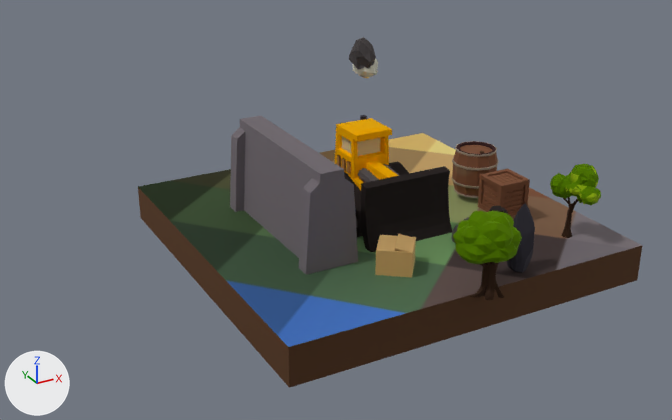
The glTF model dozer/data/dozer.glb, before and after one commit.
Camera for both pictures: a camera (50 mm lens) standing at (-9.68, -15.96, 8.27) and looking at (0.68, 2.88, -1.16). Lighting does not change. The marker at lower left points along +X, +Y and +Z. The picture after the commit comes second. Where no turn or scale is listed for an object, it has been applied to the vertices. Vertices at exactly the same position are counted once.

Names of what the first picture shows: 'Arm', 'Barrel', 'BigRock', 'Body', 'Box', 'Crate', 'Floor', 'SmokeBlack', 'Tree.002', 'Tree.003', 'Wall' and 4 more.
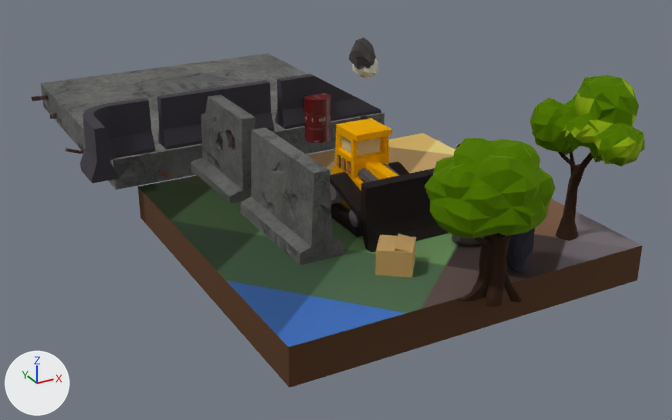
Where the newer file only moved an object's origin or applied its transform, the numbers keep the older frame.

What differs and where, as boxes (x1, y1, x2, y2) in the pictures (672 x 420 px):
'Wall', reshaped, rescaled (18% narrower, 13% shorter): before (230, 116, 358, 275); after (240, 127, 345, 265)
'Tree.002', moved, rescaled (89% wider, 89% taller): before (453, 211, 522, 300); after (424, 138, 555, 307)
'FloorConcrete', added: after (31, 53, 385, 190)
'Tree.003', moved, rescaled (123% wider, 123% taller): before (550, 164, 601, 238); after (530, 75, 645, 241)
'WallDamaged', added: after (190, 95, 256, 204)
'WallCurve', added: after (80, 98, 155, 183)
'WallStraight', added: after (157, 80, 274, 150)
'WallEnd', added: after (275, 74, 381, 129)
'BarrelRed', added (brown): after (303, 92, 331, 143)
'Barrel', unchanged, covered by the edit: before (451, 141, 499, 198); after (455, 143, 461, 150)
'Crate', unchanged, covered by the edit: before (478, 168, 530, 216)
'Tracks', unchanged, uncovered by the edit: before (344, 161, 409, 237); after (330, 161, 409, 237)

What changed in the scene script:
```text
Add mat_concrete:
    mat_concrete = bpy.data.materials.new('Concrete')
    # uses the picture img_concrete
    # uses the picture img_image_1
    # uses the picture img_image_2
Change me_cube:
    remove me_cube.from_pydata(...)  # 44 vertices, 78 faces; spans x -0.57..0.58, y -1.85..1.85, z 0.0..2.0
    remove me_cube.materials.append(mat_knightmaterial)  # picture img_knighimage
    add me_cube.from_pydata(...)  # 20 vertices, 36 faces; spans x -0.77..0.77, y -1.54..1.54, z 0.0..2.0
    me_cube part 1
    34 vertices are removed from x -0.57..0.58, y -1.85..1.85, z 0.0..2.0
    78 faces are deleted
    2 vertices move from x -0.57, y -1.85..1.85, z 0.0 to x -0.77..-0.73, y -1.54..1.54, z 0.0..0.27
    5 vertices are added at (-0.36, -1.54, 0.36), (0.36, -1.54, 0.36), (0.73, -1.54, 0.27), (0.77, -1.54, 0.0), (-0.77, -1.54, 0.0)
    5 new vertices lie (0.0, 3.08, 0.0) away from vertices in x -0.57..0.77, y -1.85..-1.54, z 0.0..0.36
    36 new faces join them
    add me_cube.materials.append(mat_concrete)
Change me_tree_002:
    remove me_tree_002.from_pydata(...)  # 2132 vertices, 4208 faces; spans x -0.59..0.59, y -0.55..0.64, z 0.0..1.57
    add me_tree_002.from_pydata(...)  # 2132 vertices, 4208 faces; spans x -1.08..1.1, y -1.02..1.18, z 0.0..2.91
    me_tree_002 part 2: the whole mesh is scaled about the mesh origin by 1.85
Change me_tree_003:
    remove me_tree_003.from_pydata(...)  # 346 vertices, 672 faces; spans x -0.36..0.44, y -0.71..0.46, z 0.0..1.58
    add me_tree_003.from_pydata(...)  # 346 vertices, 672 faces; spans x -0.76..0.95, y -1.52..0.99, z 0.0..3.41
    me_tree_003 part 3: the whole mesh is scaled about the mesh origin by 2.15
Change ob_wall:
    ob_wall.scale: (1.0, 1.0, 1.0) -> (0.661, 0.931, 0.931)
Add ob_barrelred:
    ob_barrelred = bpy.data.objects.new('BarrelRed', me_red_all_0)  # 3204 vertices, 6300 faces; spans x -0.363..0.363, y -0.362..0.362, z 0.0..1.184; in mat_barrelmaterial (picture img_barrelalbedo)
    ob_barrelred.location = (1.28, 4.98, 0.0)
Add ob_floorconcrete:
    ob_floorconcrete = bpy.data.objects.new('FloorConcrete', me_floor_001)  # 188 vertices, 282 faces; spans x -4.6..4.55, y -4.63..4.5, z -0.4..0.4
    ob_floorconcrete.location = (0.0, 10.0, -0.4)
Add ob_wallstraight:
    ob_wallstraight = bpy.data.objects.new('WallStraight', me_object_25_001)  # 16 vertices, 28 faces; spans x -0.38..2.55, y -0.3..0.3, z -1.29..-0.03; in mat_knightmaterial (picture img_knighimage)
    ob_wallstraight.location = (-2.54, 5.3, 1.7)
Add ob_wallend:
    ob_wallend = bpy.data.objects.new('WallEnd', me_object_12)  # 16 vertices, 28 faces; spans x -1.46..1.46, y -0.3..0.3, z -0.45..0.8; in mat_knightmaterial (picture img_knighimage)
    ob_wallend.location = (1.79, 5.3, 0.86)
Add ob_wallcurve:
    ob_wallcurve = bpy.data.objects.new('WallCurve', me_object_27_001)  # 64 vertices, 124 faces; spans x -0.3..1.62, y -0.36..1.56, z -1.29..-0.03; in mat_knightmaterial (picture img_knighimage)
    ob_wallcurve.location = (-4.82, 4.04, 1.7)
Add ob_walldamaged:
    ob_walldamaged = bpy.data.objects.new('WallDamaged', me_fence1_material_005_0)  # 278 vertices, 462 faces; spans x -0.53..0.53, y -1.23..1.23, z -0.96..1.0
    ob_walldamaged.location = (-1.97, 3.25, 0.92)
```
